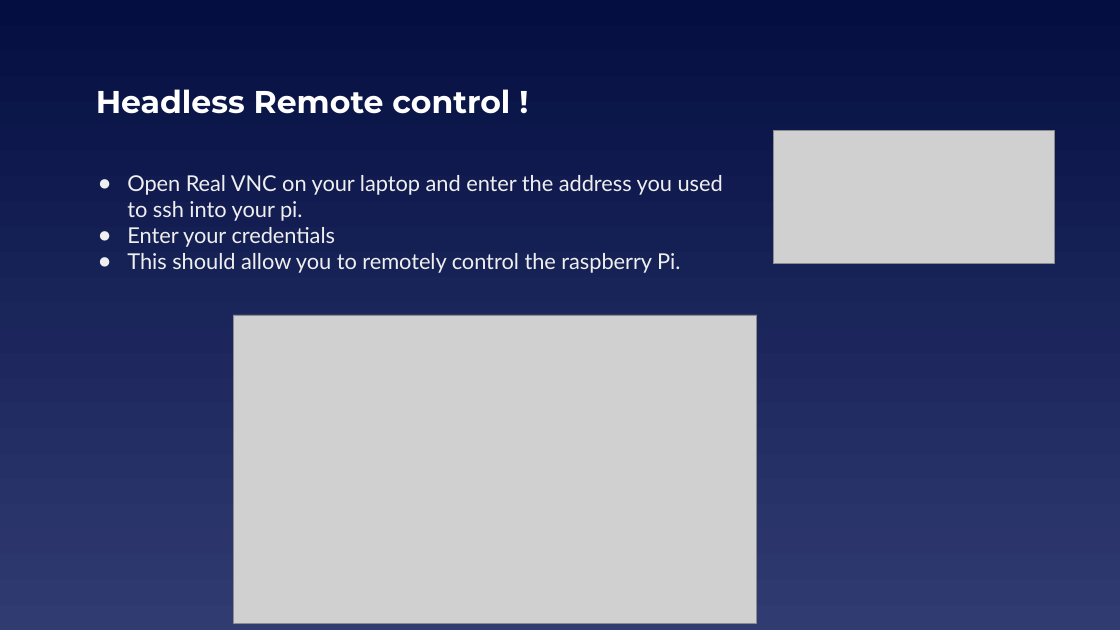
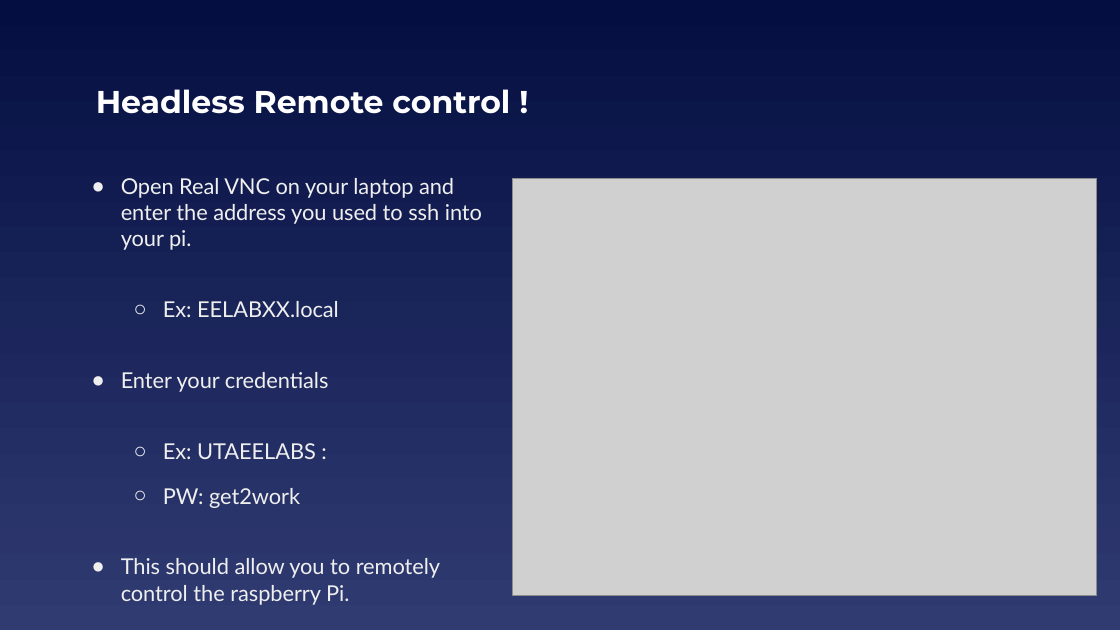
Before and after one commit to EELabMan/Raspberry-Pi-Intro, a slide deck: slide 39 of Raspberry Pi Intro Version 2 headless.pptx (slide 38 before the commit). Drawn at 1120x630 pixels with LibreOffice and Linux fonts; fonts in the diff are those of the drawing; grey boxes stand for pictures. Boxes give left, top, right and bottom in pixels: in the first picture for what was removed or moved away, otherwise in the second. Text is boxed around its words. In the diff, an @@ line names an element or a change of style, - is before the commit and + after.

```diff
--- a/Raspberry Pi Intro Version 2 headless.pptx
+++ b/Raspberry Pi Intro Version 2 headless.pptx
@@ picture removed at <box>773,131,1054,264</box> @@
@@ picture added at <box>513,178,1097,596</box> @@
@@ text at <box>163,301,339,317</box>: paragraph added @@
+  ○ Ex: EELABXX.local
@@ picture removed at <box>233,315,756,623</box> @@
@@ text at <box>163,443,316,508</box>: paragraphs added @@
+  ○ Ex: UTAEELABS :
+  ○ PW: get2work
```
Also in this commit, not shown: 4 other slides changed, 2 slides added.
